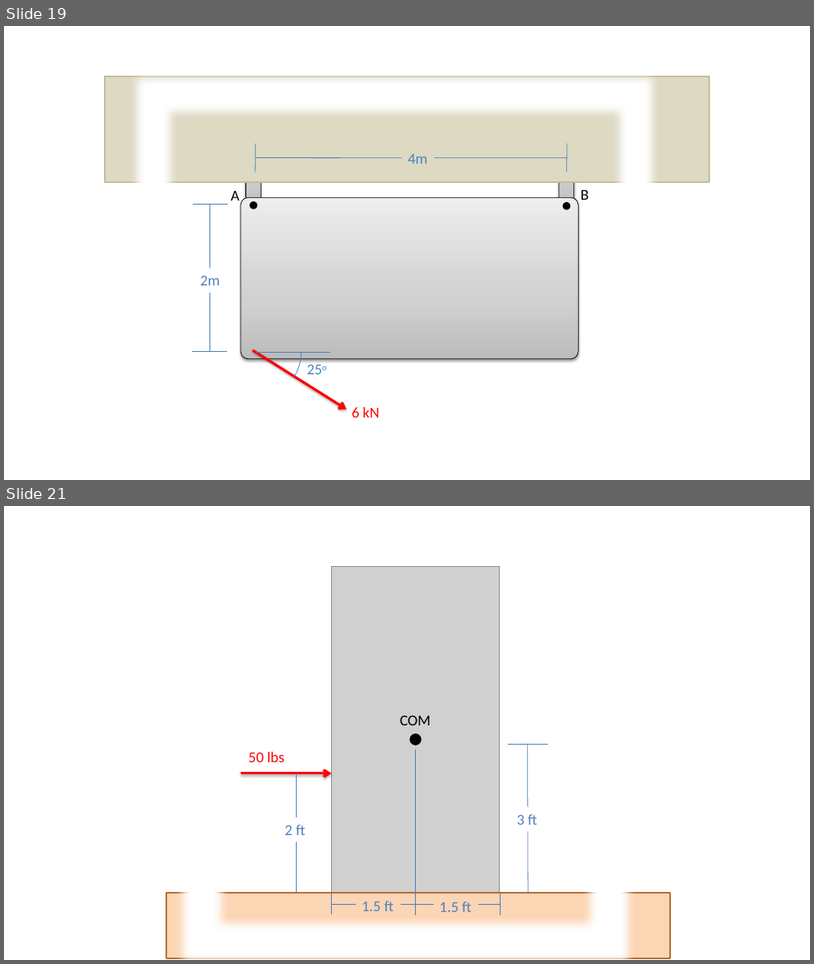
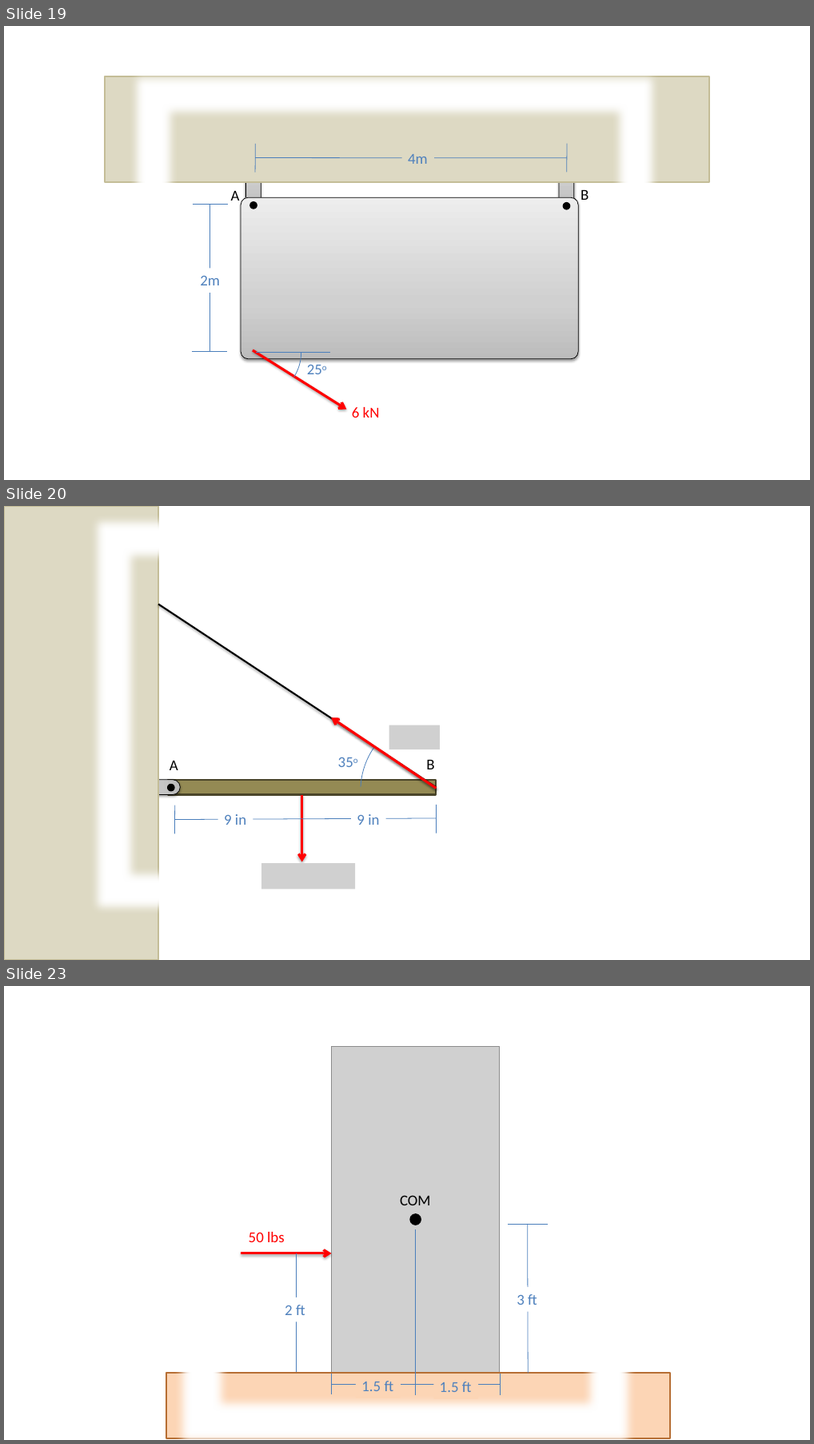
Before and after one commit to JacobMoore/mechanics_textbook, a slide deck: Homework Problems/Homework_Diagrams.pptx. Shown one above the other, each under a label of ours: slides 19 and 21 before the commit, slides 19, 20 and 23 after it; the slides between them are not shown. The pictures are 814x964 and 814x1444 pixels, drawn with LibreOffice and Linux fonts; fonts in the diff are those of the drawing; grey boxes stand for pictures. Boxes give left, top, right and bottom in pixels: in the first picture for what was removed or moved away, otherwise in the second. Text is boxed around its words. In the diff, an @@ line names an element or a change of style, - is before the commit and + after.

```diff
--- a/Homework Problems/Homework_Diagrams.pptx
+++ b/Homework Problems/Homework_Diagrams.pptx
@@ slide 20 added at <box>4,506,810,960</box>, background #FFFFFF @@
@@ rectangle added at <box>4,506,158,960</box>, fill #DDD9C3, outline #C4BD97 2 pt @@
@@ frame added at <box>90,516,620,914</box>, fill #FFFFFF, outline #FFFFFF 2 pt @@
@@ line added from (158, 604) to (437, 788), #000000 2 pt @@
@@ arrow added from (437, 788) to (331, 718), #FF0000 3 pt @@
@@ arc (boxed as its full ellipse) added at <box>361,715,512,866</box>, outline #4B7EBC 0.75 pt @@
@@ picture added at <box>390,725,440,749</box> @@
@@ text added at <box>170,760,178,770</box>, 18 pt, text #000000 @@
+A
@@ text added at <box>333,749,366,773</box>, 18 pt, text #4F81BD @@
+35o
@@ text added at <box>426,760,434,769</box>, 18 pt, text #000000 @@
+B
@@ rounded rectangle added at <box>66,780,180,795</box>, fill gradient #BDBDBD to #D1D1D1 to #EEEEEE, outline #000000 0.75 pt @@
@@ rectangle added at <box>168,780,437,795</box>, fill #948A54, outline #4A452A 2 pt @@
@@ ellipse added at <box>168,784,174,790</box>, fill #000000, outline #000000 2 pt @@
@@ line added from (174, 834) to (175, 805), #4B7EBC 0.75 pt @@
@@ text added at <box>224,814,246,824</box>, 18 pt, text #4F81BD @@
+9 in
@@ arrow added from (302, 795) to (302, 862), #FF0000 3 pt @@
@@ text added at <box>357,814,379,824</box>, 18 pt, text #4F81BD @@
+9 in
@@ line added from (437, 833) to (437, 804), #4B7EBC 0.75 pt @@
@@ line added from (174, 820) to (437, 818), #4B7EBC 0.75 pt @@
@@ picture added at <box>262,863,355,889</box> @@
@@ what was slide 21 is now slide 23 @@
```
Also in this commit, not shown: 4 other slides added, 7 other files.
